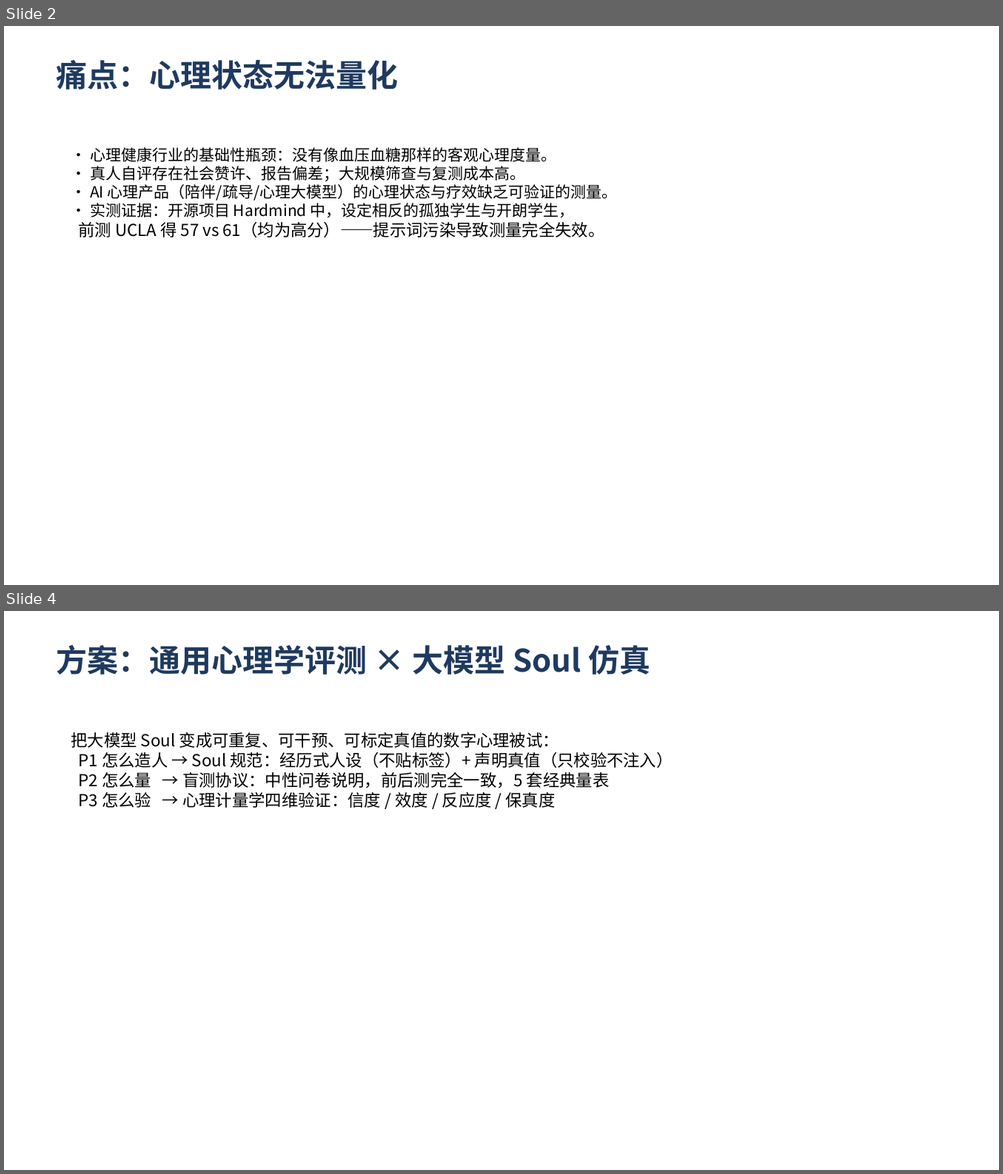
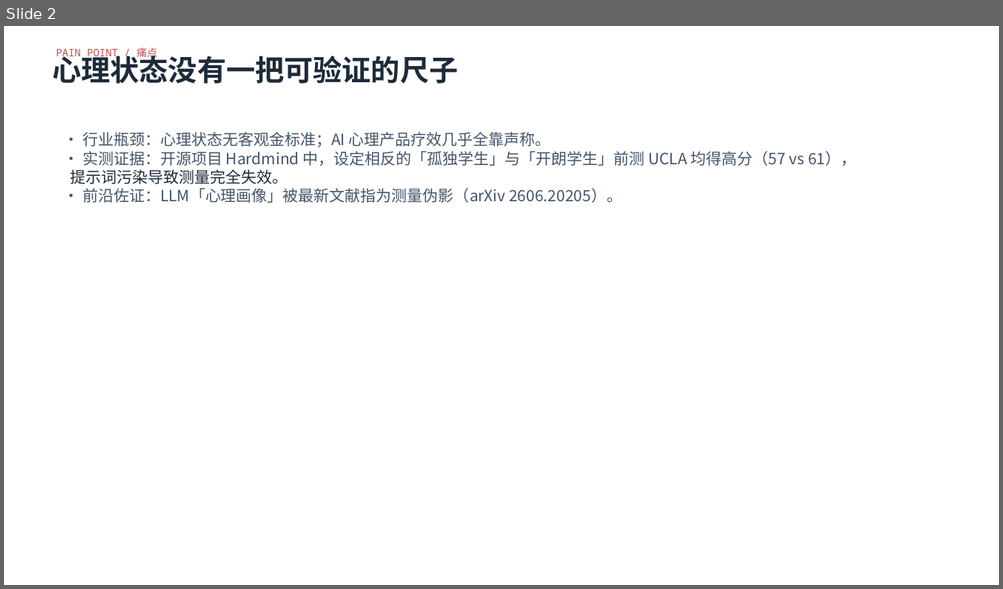
Before and after one commit to lizhong0525/Hardmind, a slide deck: docs/答辩PPT_心镜.pptx. Shown one above the other, each under a label of ours: slides 2 and 4 before the commit, slide 2 after it; the slides between them are not shown. The pictures are 1003x1174 and 1003x589 pixels, drawn with LibreOffice and Linux fonts; fonts in the diff are those of the drawing. Boxes give left, top, right and bottom in pixels: in the first picture for what was removed or moved away, otherwise in the second. Text is boxed around its words. In the diff, an @@ line names an element or a change of style, - is before the commit and + after.

Commit message:
E5-E8 实验数据与图表、四张概念图、五维榜单、视觉身份与报告刷新

```diff
--- a/docs/答辩PPT_心镜.pptx
+++ b/docs/答辩PPT_心镜.pptx
@@ slide 4 removed at (4, 611, 999, 1170), background #FFFFFF @@
@@ text removed at (56, 645, 650, 675) @@
-方案：通用心理学评测 × 大模型 Soul 仿真
@@ text removed at (71, 732, 673, 808) @@
-把大模型 Soul 变成可重复、可干预、可标定真值的数字心理被试：
-P1 怎么造人 → Soul 规范：经历式人设（不贴标签）+ 声明真值（只校验不注入）
-P2 怎么量 → 盲测协议：中性问卷说明，前后测完全一致，5 套经典量表
-P3 怎么验 → 心理计量学四维验证：信度 / 效度 / 反应度 / 保真度
@@ slide 2 changed as well @@
@@ text at (56, 47, 157, 59): text changed; size 30 to 10 pt; font Noto Sans CJK SC to Noto Sans Mono; text colour #1F3A5F to #C0504D; bold off @@
-痛点：心理状态无法量化
+PAIN POINT / 痛点
@@ text added at (52, 51, 458, 84), 28 pt, text #1D2A3A, bold @@
+心理状态没有一把可验证的尺子
@@ text at (71, 132, 856, 203): text changed; text colour #000000 to #42546B @@
-• 心理健康行业的基础性瓶颈：没有像血压血糖那样的客观心理度量。
-• 真人自评存在社会赞许、报告偏差；大规模筛查与复测成本高。
-• AI 心理产品（陪伴/疏导/心理大模型）的心理状态与疗效缺乏可验证的测量。
-• 实测证据：开源项目 Hardmind 中，设定相反的孤独学生与开朗学生，
-前测 UCLA 得 57 vs 61（均为高分）——提示词污染导致测量完全失效。
+• 行业瓶颈：心理状态无客观金标准；AI 心理产品疗效几乎全靠声称。
+• 实测证据：开源项目 Hardmind 中，设定相反的「孤独学生」与「开朗学生」前测 UCLA 均得高分（57 vs 61），
+提示词污染导致测量完全失效。
+• 前沿佐证：LLM「心理画像」被最新文献指为测量伪影（arXiv 2606.20205）。
```
Also in this commit, not shown: 5 other slides changed, 6 slides added, 5 other slides removed, 33 other files.
